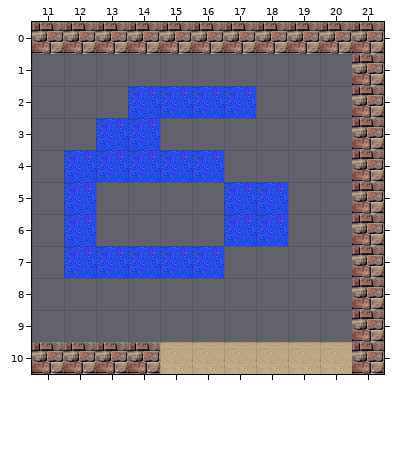
Tiled map -- Clockwise/assets/top-right.tmx. The picture above is the old version.
Cells are 32x32 px. Shown: x 11..21, y 0..10.
The result:
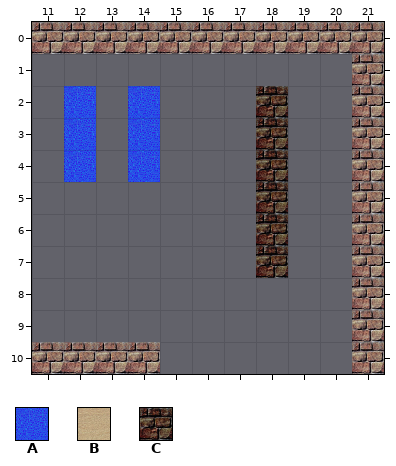
Key: from "tiles": A 1, B 2, C 4.
_ is an empty cell.
Tiles of an added or newly shown layer are drawn over the layers below it.
Diff:
Layer "Tile Layer 1" (now shown):
The author put tile A in rows 2 to 3 at x 12.
The author put tile C in rows 2 to 7 at x 18.
Layer "Tile Layer 2" (now hidden):
The author cleared tile A in row 2 at x 15 to 17; in row 3 at x 13; in row 4 at x 13 and 15 to 16; in rows 5 to 6 at x 12 and 17 to 18; in row 7 at x 12 to 16.
The author cleared tile B in row 10 at x 15 to 20.
